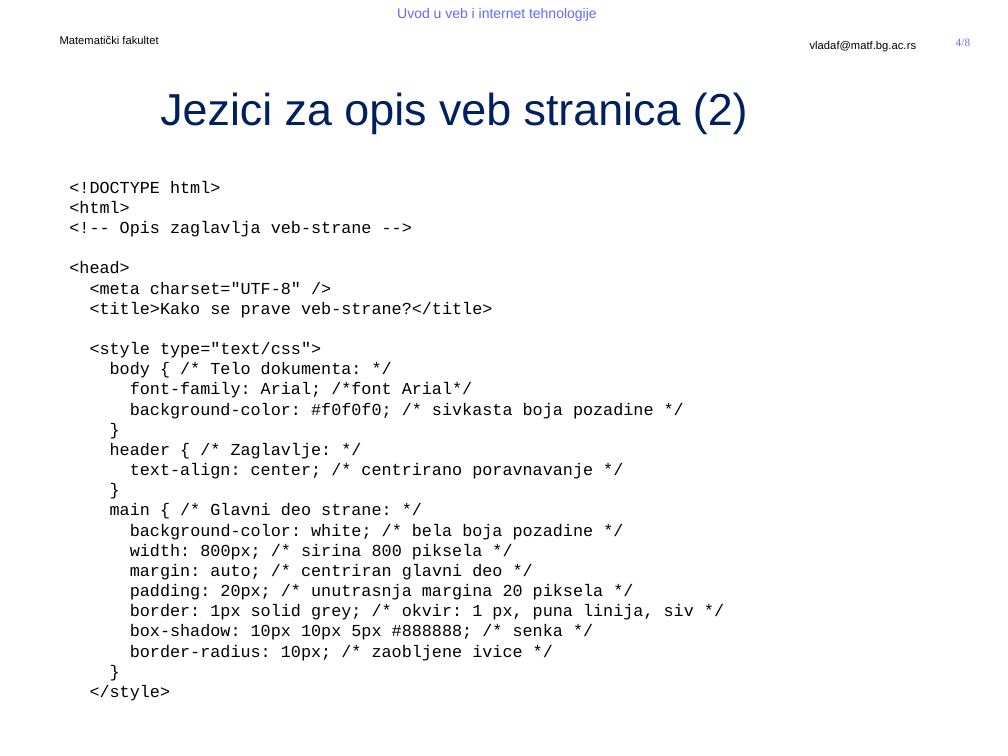
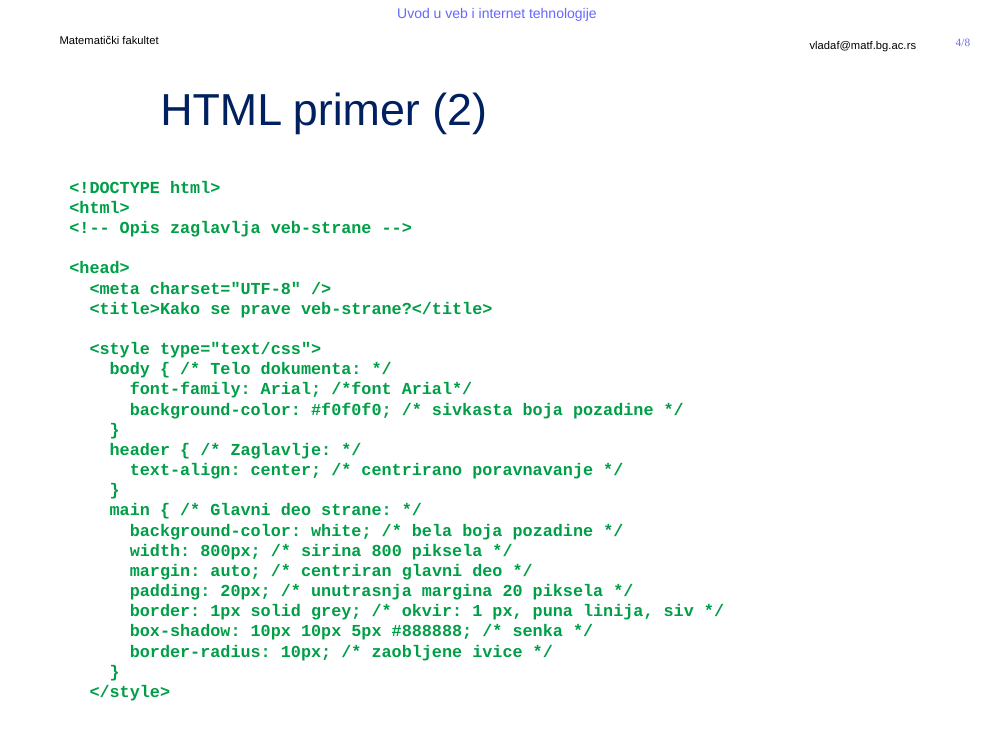
Before and after one commit to MatfUVIT/info, a slide deck: slide 4 of predavanja/prezentacije/UVIT03-01-HTML 5.pptx. Drawn at 1008x756 pixels with LibreOffice and Linux fonts; fonts in the diff are those of the drawing; background and template pictures are left out. Boxes give left, top, right and bottom in pixels: in the first picture for what was removed or moved away, otherwise in the second. Text is boxed around its words. In the diff, an @@ line names an element or a change of style, - is before the commit and + after.

```diff
--- a/predavanja/prezentacije/UVIT03-01-HTML 5.pptx
+++ b/predavanja/prezentacije/UVIT03-01-HTML 5.pptx
@@ title at (160, 92, 487, 134): text changed @@
-Jezici za opis veb stranica (2)
+HTML primer (2)
@@ text "<!DOCTYPE html>" at (69, 181, 694, 701): text colour #000000 to #009E47, bold on @@
```
Also in this commit, not shown: 2 other slides changed, 8 slides added, 1 slide removed, 2 other files.
